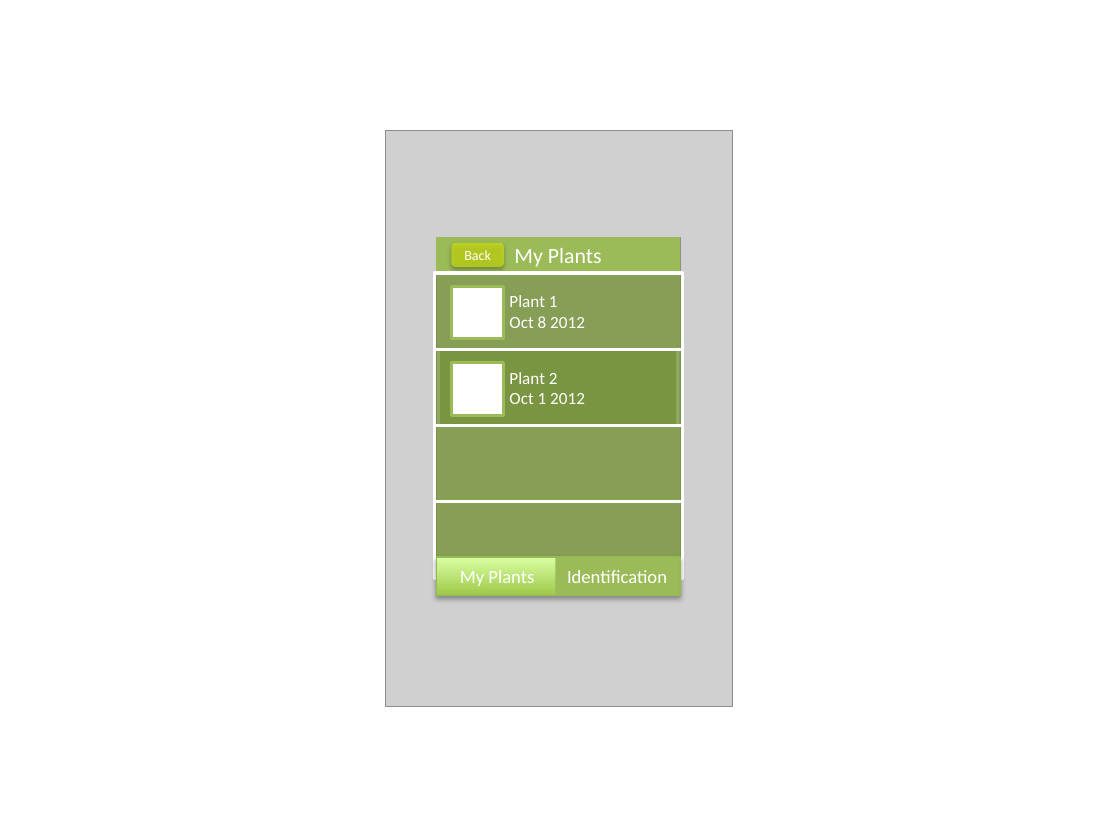
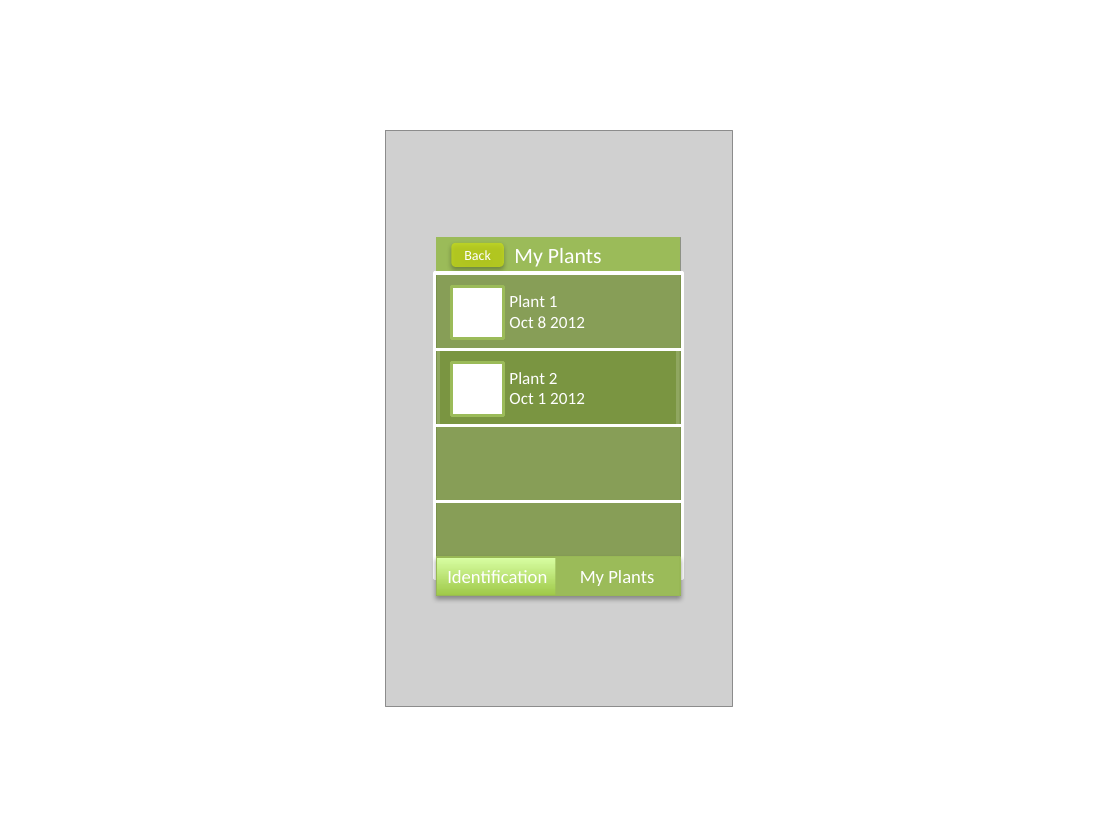
Before and after one commit to siyao1030/Floradex, a slide deck: slide 7 of ui/Wirefram draft.pptx. Drawn at 1120x840 pixels with LibreOffice and Linux fonts; fonts in the diff are those of the drawing; grey boxes stand for pictures. Boxes give left, top, right and bottom in pixels: in the first picture for what was removed or moved away, otherwise in the second. Text is boxed around its words. In the diff, an @@ line names an element or a change of style, - is before the commit and + after.

Commit message:
fixed the last slide

```diff
--- a/ui/Wirefram draft.pptx
+++ b/ui/Wirefram draft.pptx
@@ rectangle "Identification": place and size @@
-rectangle "Identification" at (556,557,679,595)
+rectangle "Identification" at (437,557,681,595)
@@ rectangle "Identification" at (437,557,681,595): alignment centre to left; fill #9BBB59 to gradient #A0CA4A to #DAFFA5; outline none to #98B955 0.75 pt; shadow on @@
@@ rectangle "My Plants": place and size @@
-rectangle "My Plants" at (437,557,681,595)
+rectangle "My Plants" at (556,557,679,595)
@@ rectangle "My Plants" at (556,557,679,595): alignment left to centre; fill gradient #A0CA4A to #DAFFA5 to #9BBB59; outline #98B955 0.75 pt to none; shadow off @@
```
